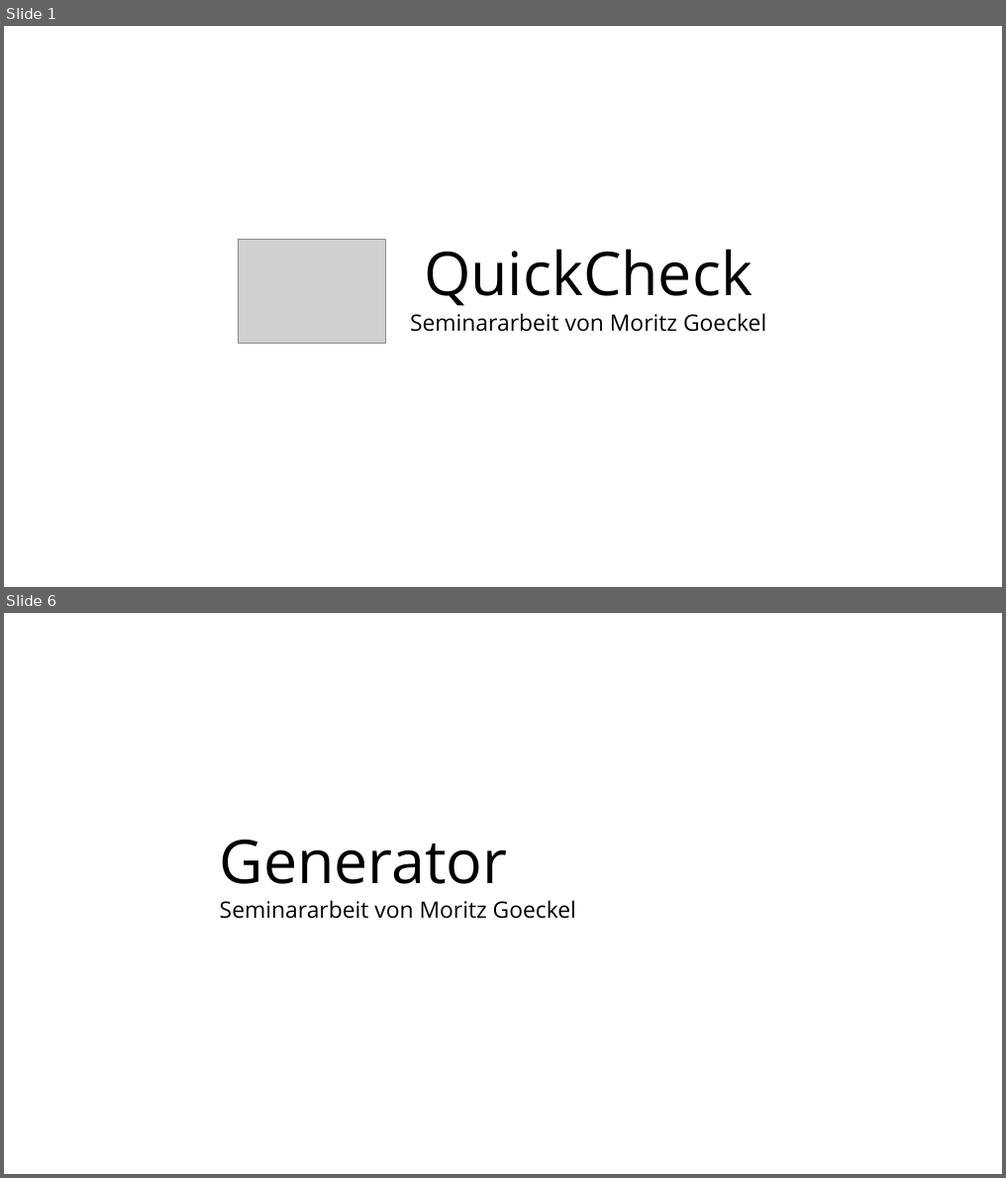
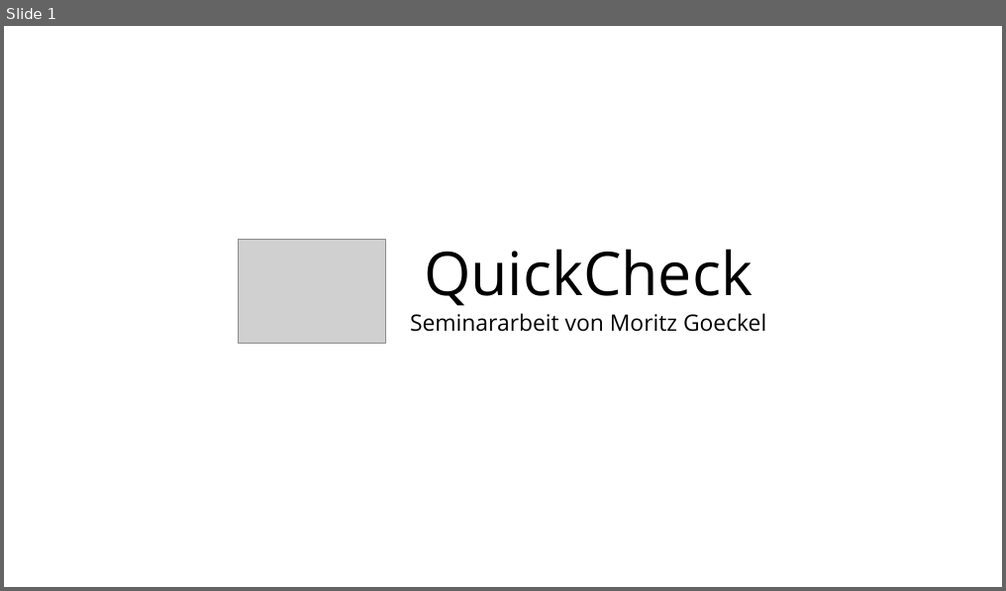
Before and after one commit to MoritzGoeckel/QuickCheck_Experiments, a slide deck: Praesentation.odp. Shown one above the other, each under a label of ours: slides 1 and 6 before the commit, slide 1 after it; the slides between them are not shown. The pictures are 1006x1178 and 1006x591 pixels, drawn with LibreOffice and Linux fonts; fonts in the diff are those of the drawing; grey boxes stand for pictures. Boxes give left, top, right and bottom in pixels: in the first picture for what was removed or moved away, otherwise in the second. Text is boxed around its words. In the diff, an @@ line names an element or a change of style, - is before the commit and + after.

```diff
--- a/Praesentation.odp
+++ b/Praesentation.odp
@@ slide 6 removed at bbox=[4, 613, 1002, 1174], background #FFFFFF @@
@@ text removed at bbox=[220, 840, 576, 919] @@
-Generator
-Seminararbeit von Moritz Goeckel
```
Also in this commit, not shown: 5 slides changed, 7 slides added, 3 other slides removed, 12 other files.
